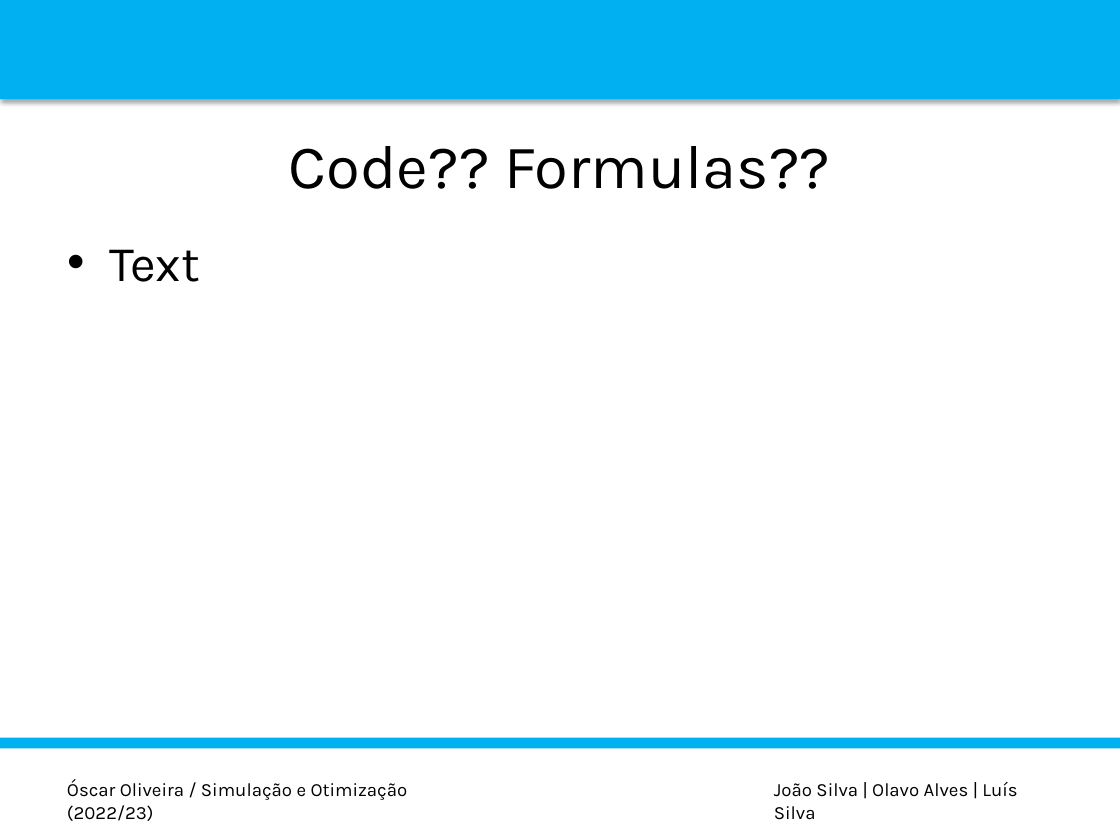
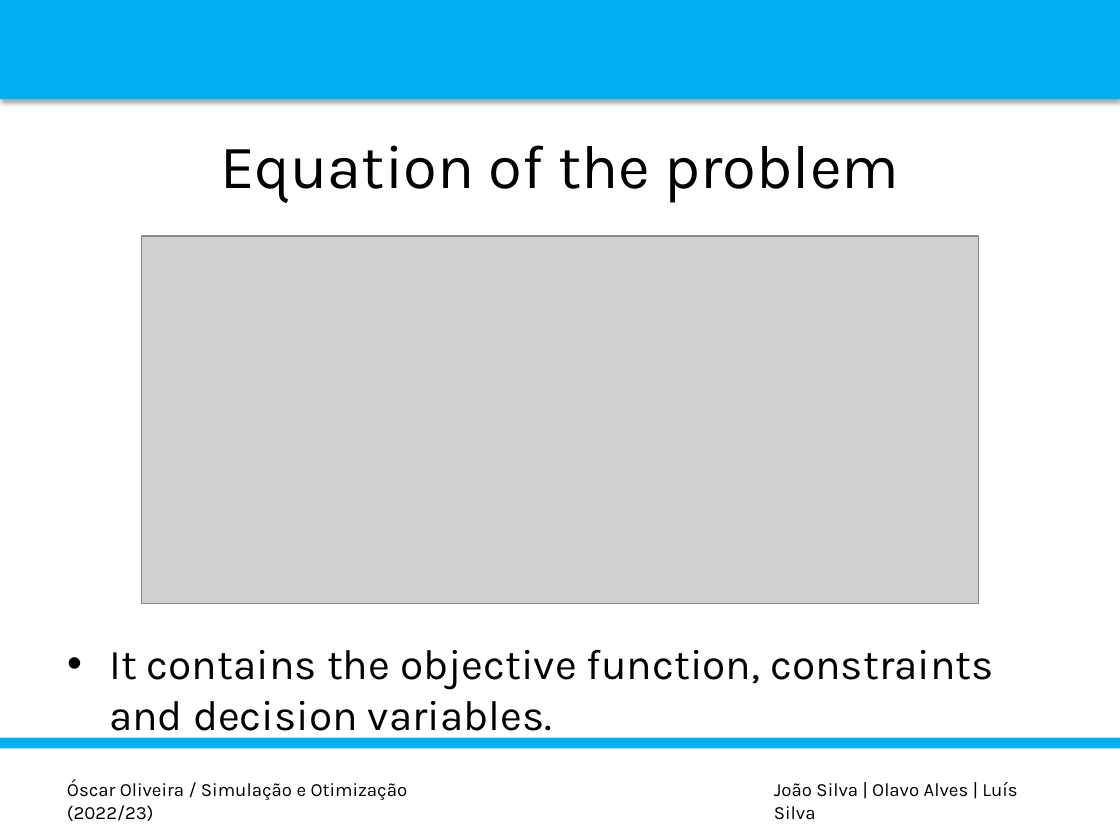
Before and after one commit to luispedro30/SO_trabalho, a slide deck: slide 6 of P_POINT_SO.pptx. Drawn at 1120x840 pixels with LibreOffice and Linux fonts; fonts in the diff are those of the drawing; grey boxes stand for pictures; background and template pictures are left out. Boxes give left, top, right and bottom in pixels: in the first picture for what was removed or moved away, otherwise in the second. Text is boxed around its words. In the diff, an @@ line names an element or a change of style, - is before the commit and + after.

```diff
--- a/P_POINT_SO.pptx
+++ b/P_POINT_SO.pptx
@@ title at box(220, 145, 900, 203): text changed @@
-Code?? Formulas??
+Equation of the problem
@@ picture added at box(141, 236, 978, 604) @@
@@ text removed at box(109, 249, 200, 282) @@
-• Text
@@ text added at box(109, 650, 994, 741), 27.2 pt, text #000000 @@
+• It contains the objective function, constraints and decision variables.
```
Also in this commit, not shown: 4 other slides changed.
